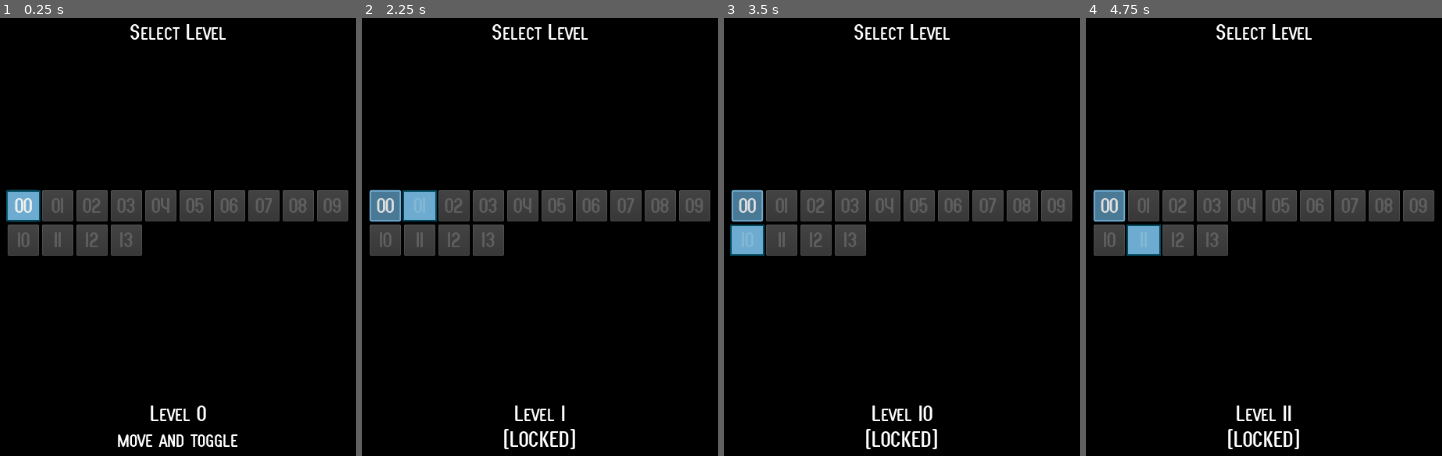
Above: before the commit, frames 1-4 (left to right).
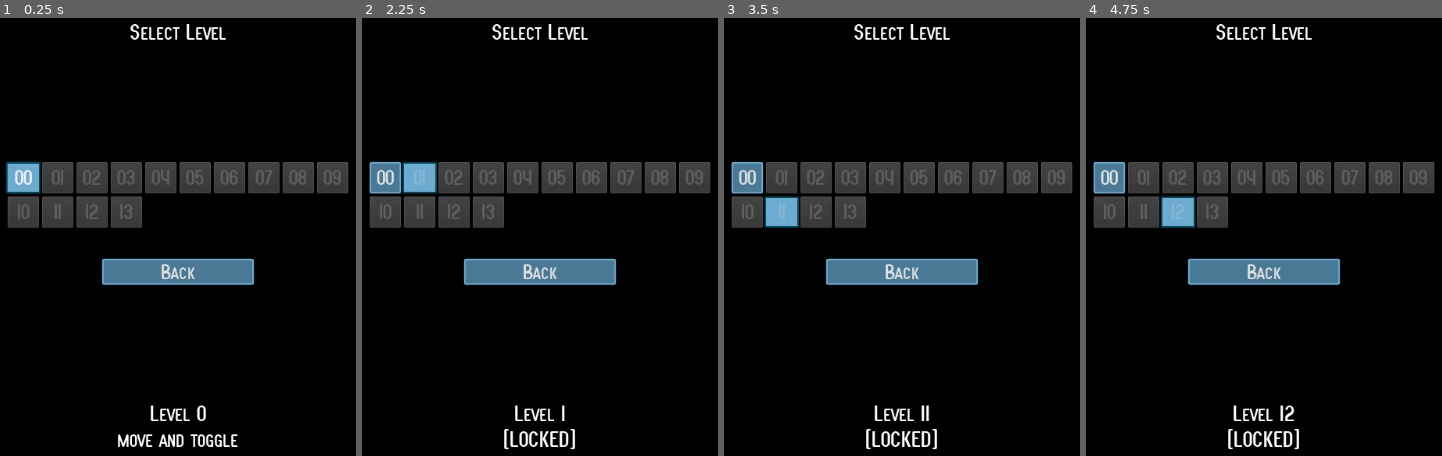
Above: after the commit, the same moments.

Repository: albertnez/ld50
Game: Godot game, scene res://scenes/ui/level_select.tscn
Same seed, same stepped clock (60 frames per second), same inputs: the game is played once before the commit and once after it. This scene is started directly instead of the project's main scene.
Inputs (mouse positions are in pixels of both pictures, inside the frame that each line leads up to):
- Up to frame 1 (0.25 s): no input
- Up to frame 2 (2.25 s): click (540, 272) at 0.5 s, where only the run after the commit has a clickable "Back"; click "00" at 1.25 s; tap Enter (restart) at 2 s; move the mouse to (714, 197) at 2.02 s; hold Right (ui_right) from 2.03 s (still down)
- Up to frame 3 (3.5 s): tap Enter (restart) at 2.75 s; move the mouse to (741, 245) at 2.77 s; release Right (ui_right) at 2.78 s; hold Down (ui_down) from 2.78 s (still down)
- Up to frame 4 (4.75 s): tap Enter (restart) at 3.5, 4.25 s; move the mouse to (1342, 118) at 3.52 s; release Down (ui_down) at 3.53 s; hold Right (ui_right) 3.53-4.28 s; move the mouse to (1224, 315) at 4.27 s; hold F (fast_forward) from 4.28 s (still down)

The runs differ from the first frame. In frame 1, 15% of the frame differs, in the area x 1-98%, y 32-61%; in frame 2, 16%; in frame 3, 17%, in the area x 1-98%, y 32-93%; in frame 4, 16%.

Commit message:
Added back button to the level selection menu

Diff:
--- a/scenes/levels/menu/menu_level.tscn
+++ b/scenes/levels/menu/menu_level.tscn
@@ -16,7 +16,7 @@
 current = false
 
 [node name="ActionHoverIndicator" parent="." index="5"]
-frame = 7
+frame = 9
 
 [node name="LevelTileHintSprite" parent="." index="7"]
-frame = 6
+frame = 3
--- a/scenes/ui/level_select.gd
+++ b/scenes/ui/level_select.gd
@@ -6,6 +6,7 @@
 
 onready var _grid_container := get_node("%LevelGridContainer")
 onready var _descritpion_label := get_node("LevelDescriptionLabel")
+onready var _back_button := $"%BackButton"
 
 
 # Called when the node enters the scene tree for the first time.
@@ -32,6 +33,7 @@
 		var button := child as Button
 		button.rect_min_size = target_size
 
+	_back_button.connect("focus_entered", self, "_on_LevelButton_focus_entered", [-1])
 
 func _input(event: InputEvent) -> void:
 	if event.is_action_pressed("ui_cancel"):
@@ -39,11 +41,18 @@
 		EventBus.emit_signal("change_menu_scene", EventBus.TargetMenuScene.MAIN_MENU, 0)
 
 
+func _on_BackButton_pressed() -> void:
+	EventBus.emit_signal("change_menu_scene", EventBus.TargetMenuScene.MAIN_MENU, 0)
+
+
 func _on_LevelButton_pressed(level: int) -> void:
 	EventBus.emit_signal("change_menu_scene", EventBus.TargetMenuScene.MAIN_GAME, level)
 
 
 func _on_LevelButton_focus_entered(level: int) -> void:
+	if level == -1:
+		_descritpion_label.text = ""
+		return
 	# We asume the scene file name will be our description.
 	var scene_path : String = GlobalState.LEVEL_LIST[level].resource_path
 	var description = "[LOCKED]"
--- a/scenes/ui/level_select.tscn
+++ b/scenes/ui/level_select.tscn
@@ -1,7 +1,8 @@
-[gd_scene load_steps=3 format=2]
+[gd_scene load_steps=4 format=2]
 
 [ext_resource path="res://scenes/ui/level_select.gd" type="Script" id=1]
 [ext_resource path="res://assets/theme/new_theme.tres" type="Theme" id=2]
+[ext_resource path="res://scenes/ui/button_hover_gets_focused.gd" type="Script" id=3]
 
 [node name="Control" type="Control"]
 anchor_right = 1.0
@@ -18,18 +19,6 @@
 text = "Select Level"
 align = 1
 
-[node name="LevelGridContainer" type="GridContainer" parent="."]
-unique_name_in_owner = true
-anchor_left = 0.5
-anchor_top = 0.5
-anchor_right = 0.5
-anchor_bottom = 0.5
-margin_left = -62.0
-margin_right = 62.0
-grow_horizontal = 2
-grow_vertical = 2
-columns = 10
-
 [node name="LevelDescriptionLabel" type="Label" parent="."]
 unique_name_in_owner = true
 anchor_top = 1.0
@@ -39,3 +28,35 @@
 text = "Level X:
 Description:"
 align = 1
+
+[node name="VBoxContainer" type="VBoxContainer" parent="."]
+anchor_left = 0.5
+anchor_top = 0.5
+anchor_right = 0.5
+anchor_bottom = 0.5
+margin_left = -20.0
+margin_top = -20.0
+margin_right = 20.0
+margin_bottom = 20.0
+grow_horizontal = 2
+grow_vertical = 2
+custom_constants/separation = 40
+
+[node name="LevelGridContainer" type="GridContainer" parent="VBoxContainer"]
+unique_name_in_owner = true
+margin_right = 194.0
+grow_horizontal = 2
+grow_vertical = 2
+columns = 10
+
+[node name="BackButton" type="Button" parent="VBoxContainer"]
+unique_name_in_owner = true
+margin_top = 40.0
+margin_right = 194.0
+margin_bottom = 73.0
+rect_min_size = Vector2( 194, 0 )
+size_flags_horizontal = 4
+text = "Back"
+script = ExtResource( 3 )
+
+[connection signal="pressed" from="VBoxContainer/BackButton" to="." method="_on_BackButton_pressed"]
